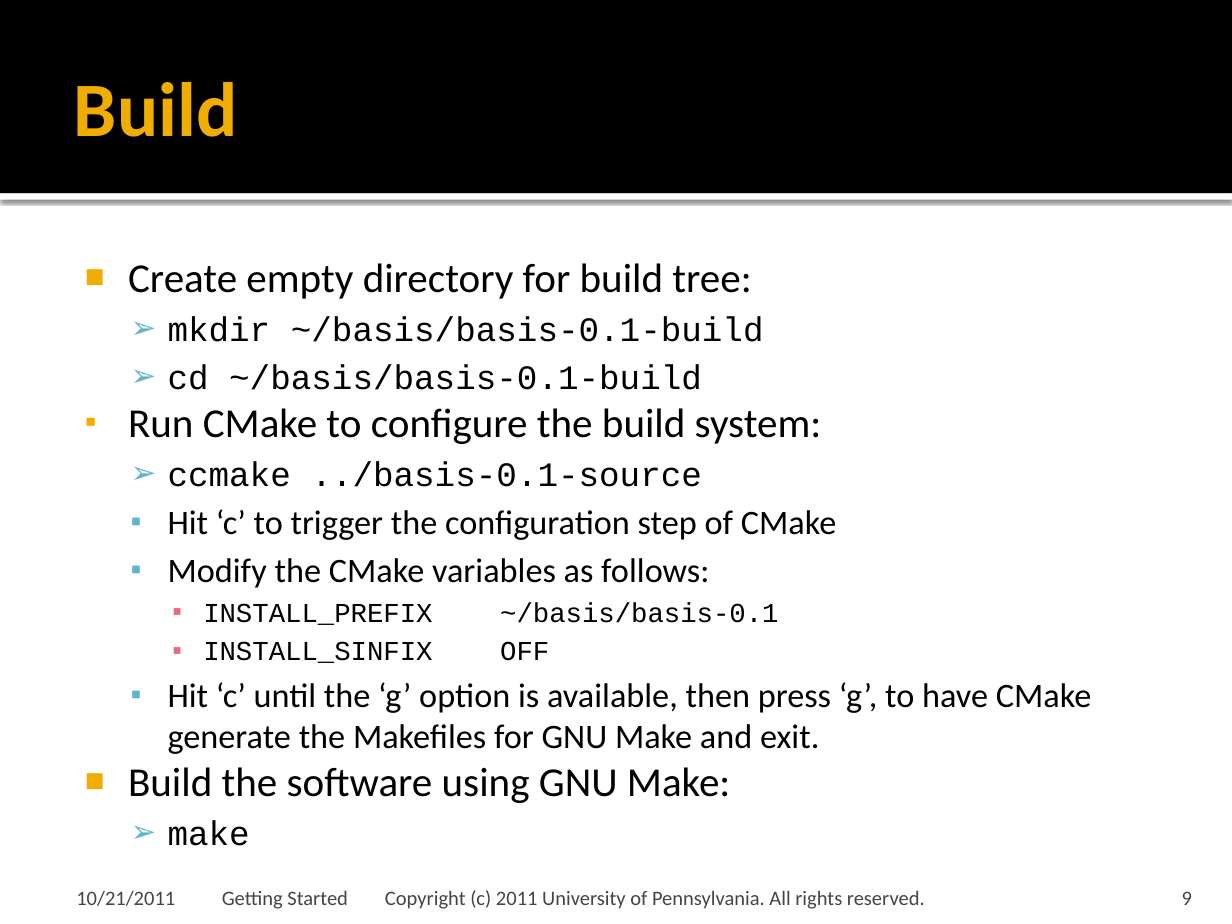
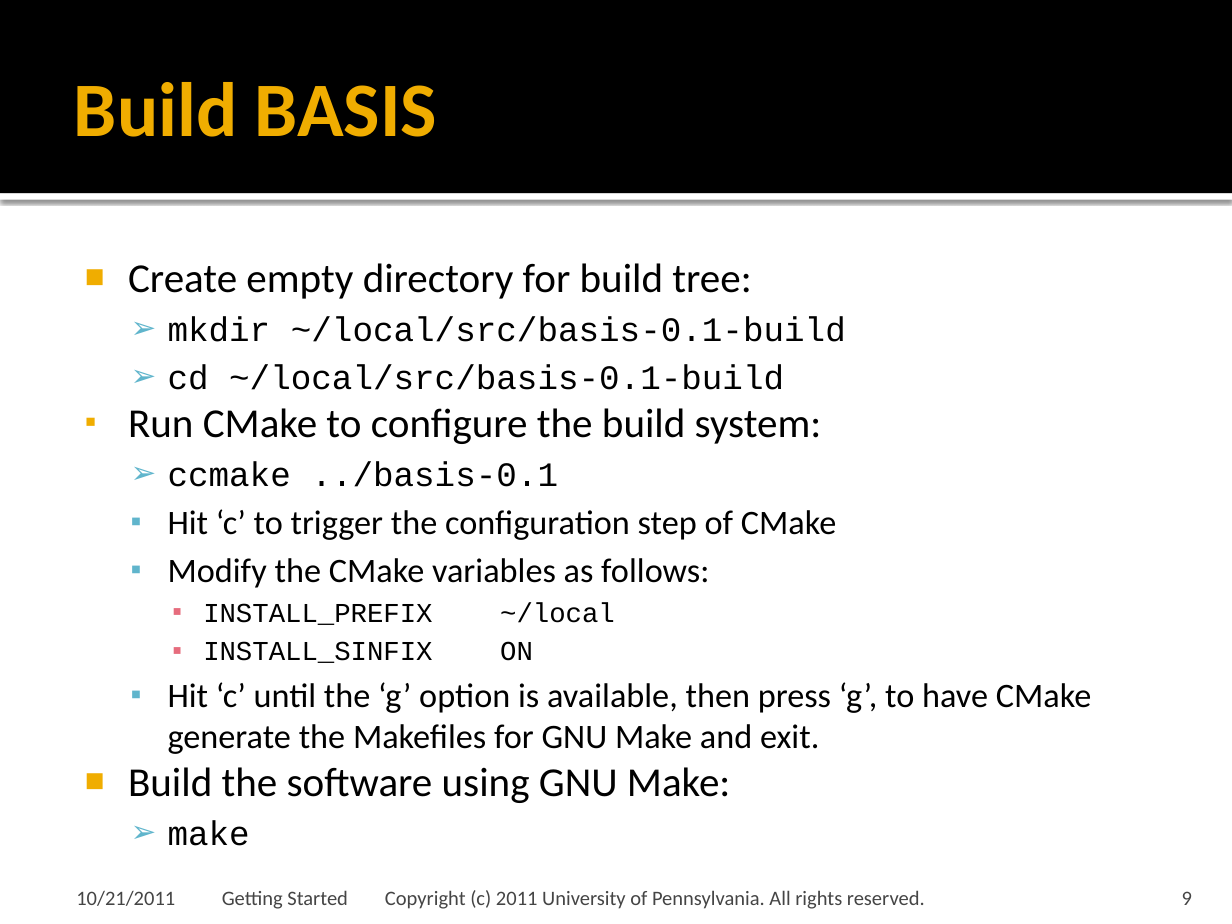
Before and after one commit to cmake-basis/legacy, a slide deck: slide 9 of doc/tutorials/02 Getting Started.pptx. Drawn at 1232x924 pixels with LibreOffice and Linux fonts; fonts in the diff are those of the drawing; background and template pictures are left out. Boxes give left, top, right and bottom in pixels: in the first picture for what was removed or moved away, otherwise in the second. Text is boxed around its words. In the diff, an @@ line names an element or a change of style, - is before the commit and + after.

Commit message:
Added source files used in Getting Started tutorial and updated tutorial.

```diff
--- a/doc/tutorials/02 Getting Started.pptx
+++ b/doc/tutorials/02 Getting Started.pptx
@@ title at [74, 82, 437, 137]: text changed @@
-Build
+Build BASIS
@@ text at [168, 316, 846, 390]: text changed @@
-  ➢ mkdir ~/basis/basis-0.1-build
-  ➢ cd ~/basis/basis-0.1-build
+  ➢ mkdir ~/local/src/basis-0.1-build
+  ➢ cd ~/local/src/basis-0.1-build
@@ text at [168, 461, 558, 487]: text changed @@
-  ➢ ccmake ../basis-0.1-source
+  ➢ ccmake ../basis-0.1
@@ text at [203, 603, 533, 663]: text changed @@
-    ▪ INSTALL_PREFIX ~/basis/basis-0.1
-    ▪ INSTALL_SINFIX OFF
+    ▪ INSTALL_PREFIX ~/local
+    ▪ INSTALL_SINFIX ON
```
Also in this commit, not shown: 11 other slides changed, 10 slides added.
